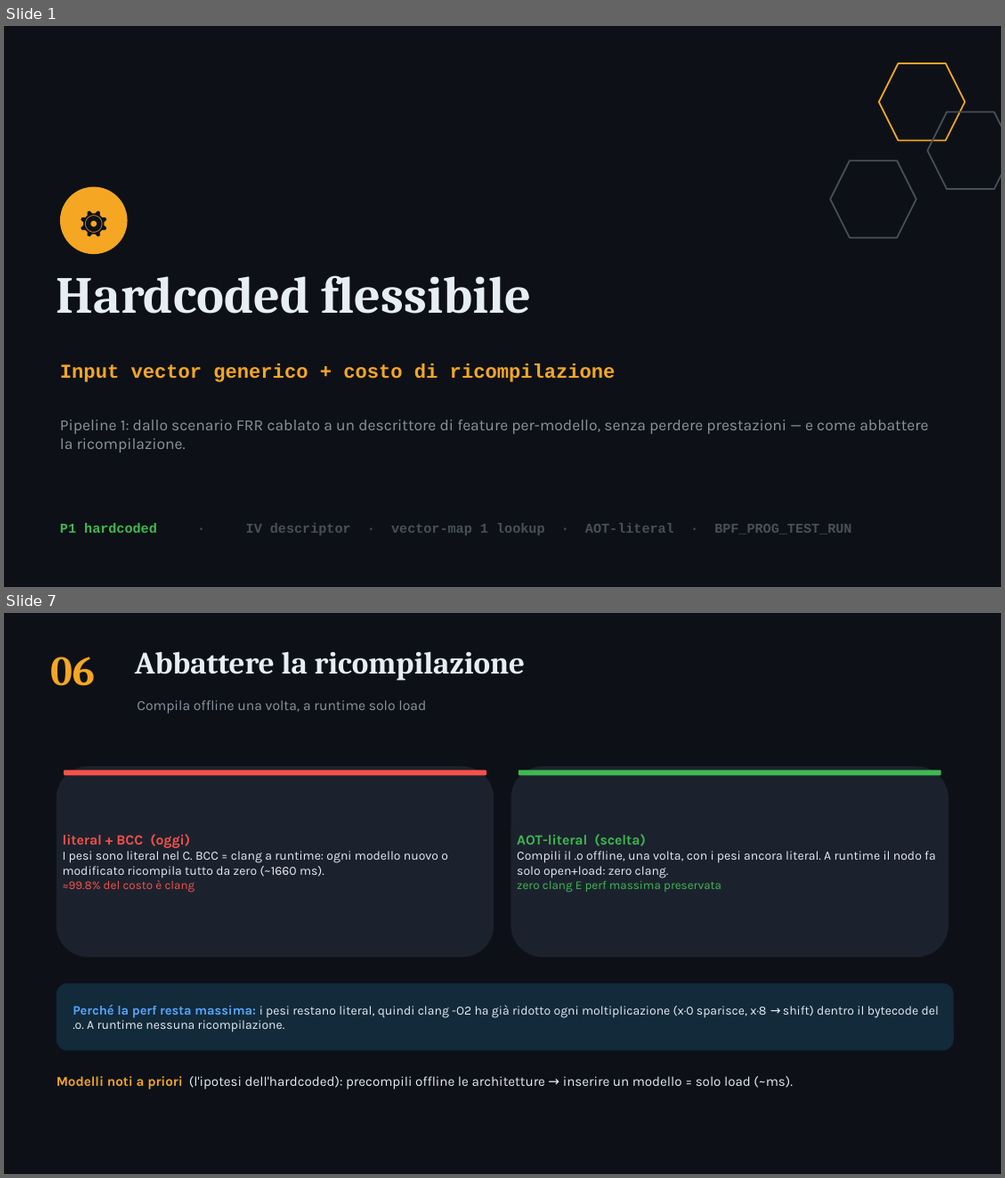
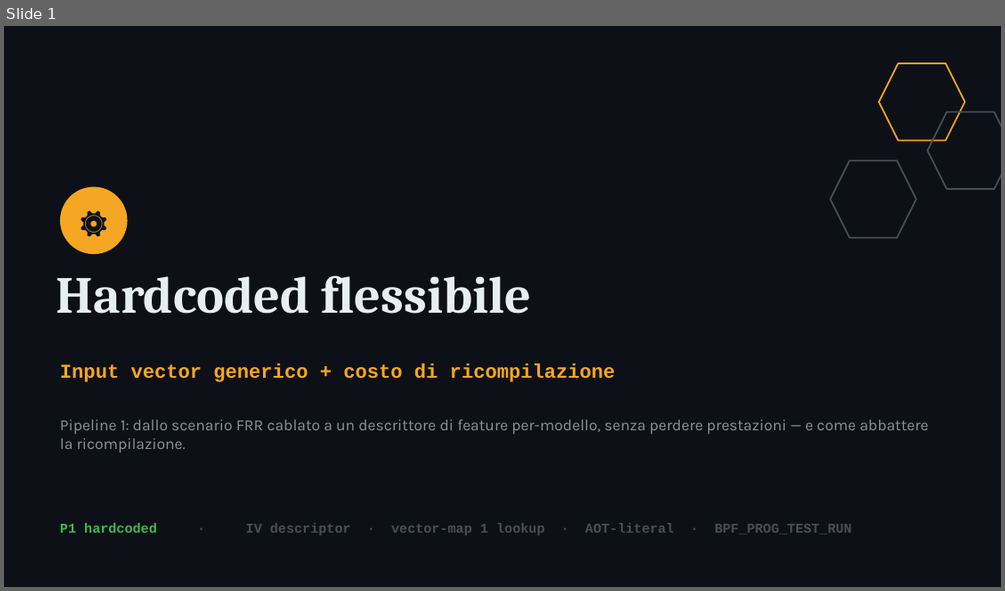
Before and after one commit to ettore-cantile/ipa_lab, a slide deck: docs/IPA_hardcoded_IV_ricompilazione.pptx. Shown one above the other, each under a label of ours: slides 1 and 7 before the commit, slide 1 after it; the slides between them are not shown. The pictures are 1005x1178 and 1005x591 pixels, drawn with LibreOffice and Linux fonts; fonts in the diff are those of the drawing. Boxes give left, top, right and bottom in pixels: in the first picture for what was removed or moved away, otherwise in the second. Text is boxed around its words. In the diff, an @@ line names an element or a change of style, - is before the commit and + after.

```diff
--- a/docs/IPA_hardcoded_IV_ricompilazione.pptx
+++ b/docs/IPA_hardcoded_IV_ricompilazione.pptx
@@ slide 7 removed at (4,613,1001,1174), background #FFFFFF @@
@@ rectangle removed at (4,613,1001,1174) @@
@@ text removed at (50,657,95,686) @@
-06
@@ text removed at (135,651,526,681) @@
-Abbattere la ricompilazione
@@ text removed at (137,700,426,714) @@
-Compila offline una volta, a runtime solo load
@@ rounded rectangle removed at (57,766,494,957) @@
@@ rounded rectangle removed at (64,770,486,775) @@
@@ rounded rectangle removed at (511,766,948,957) @@
@@ rounded rectangle removed at (518,770,941,775) @@
@@ text removed at (63,834,448,892) @@
-literal + BCC (oggi)
-I pesi sono literal nel C. BCC = clang a runtime: ogni modello nuovo o modificato ricompila tutto da zero (~1660 ms).
-≈99.8% del costo è clang
@@ text removed at (517,834,935,892) @@
-AOT-literal (scelta)
-Compili il .o offline, una volta, con i pesi ancora literal. A runtime il nodo fa solo open+load: zero clang.
-zero clang E perf massima preservata
@@ rounded rectangle removed at (57,983,954,1051) @@
@@ text removed at (73,1005,938,1032) @@
-Perché la perf resta massima: i pesi restano literal, quindi clang -O2 ha già ridotto ogni moltiplicazione (x·0 sparisce, x·8 → shift) dentro il bytecode del .o. A runtime nessuna ricompilazione.
@@ text removed at (57,1076,792,1089) @@
-Modelli noti a priori (l'ipotesi dell'hardcoded): precompili offline le architetture → inserire un modello = solo load (~ms).
```
Also in this commit, not shown: 9 slides changed, 2 slides added, 1 other file.
